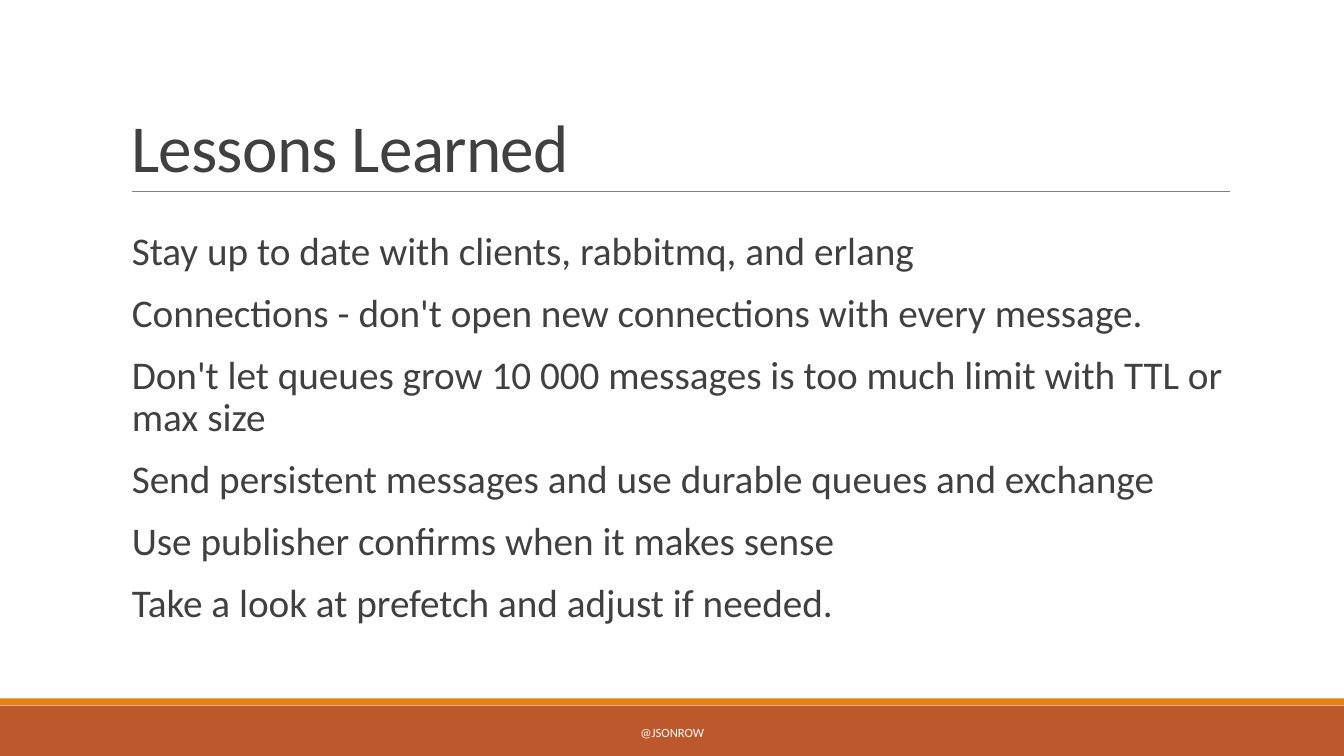
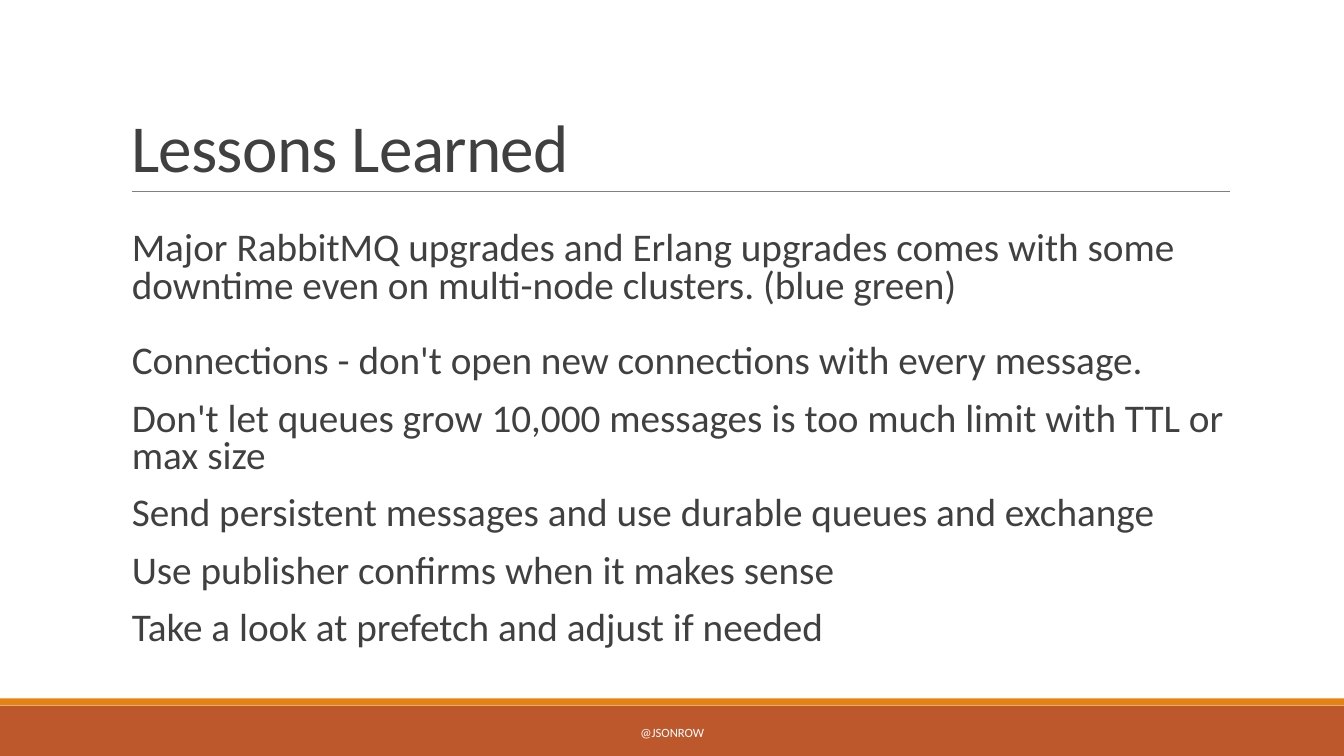
Before and after one commit to JasonRowe/MDC2019, a slide deck: slide 21 of Microservice_plumbing_with_RabbitMQ.pptx (slide 24 before the commit). Drawn at 1344x756 pixels with LibreOffice and Linux fonts; fonts in the diff are those of the drawing. Boxes give left, top, right and bottom in pixels: in the first picture for what was removed or moved away, otherwise in the second. Text is boxed around its words. In the diff, an @@ line names an element or a change of style, - is before the commit and + after.

```diff
--- a/Microservice_plumbing_with_RabbitMQ.pptx
+++ b/Microservice_plumbing_with_RabbitMQ.pptx
@@ text at (x1=132, y1=233, x2=1223, y2=470): text changed @@
-Stay up to date with clients, rabbitmq, and erlang
-Connections - don't open new connections with every message.
-Don't let queues grow 10 000 messages is too much limit with TTL or max size
+Major RabbitMQ upgrades and Erlang upgrades comes with some downtime even on multi-node clusters. (blue green)
+Connections - don't open new connections with every message.
+Don't let queues grow 10,000 messages is too much limit with TTL or max size
@@ text at (x1=132, y1=498, x2=1154, y2=591): line spacing 0.9 to 0.8 @@
@@ text at (x1=132, y1=613, x2=823, y2=648): text changed @@
-Take a look at prefetch and adjust if needed.
+Take a look at prefetch and adjust if needed
```
Also in this commit, not shown: 4 other slides changed, 3 slides removed, 2 other files.
